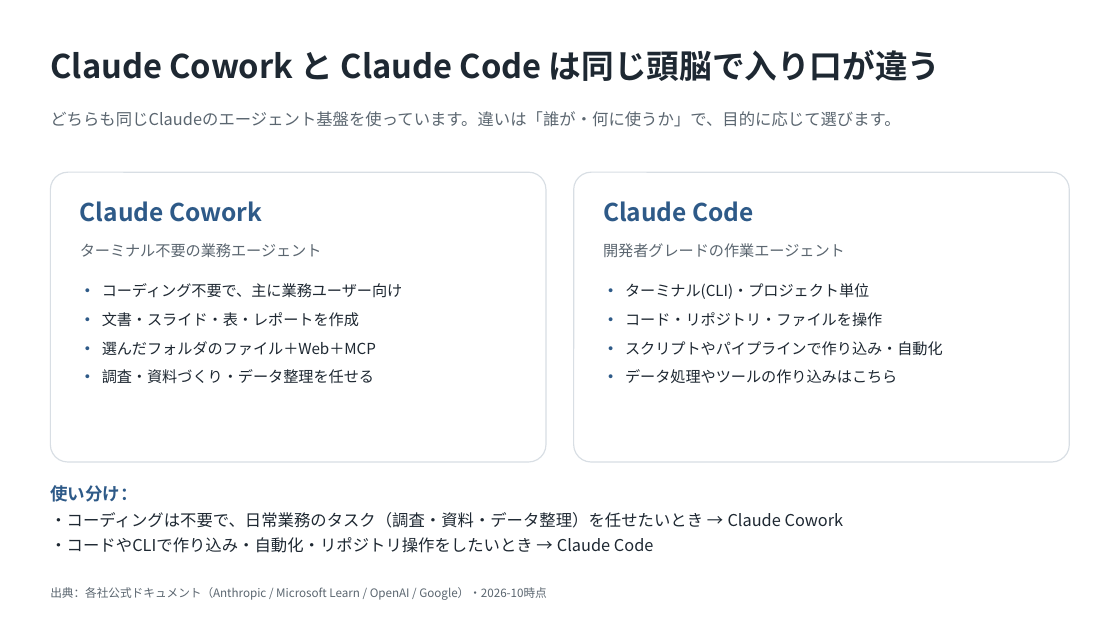
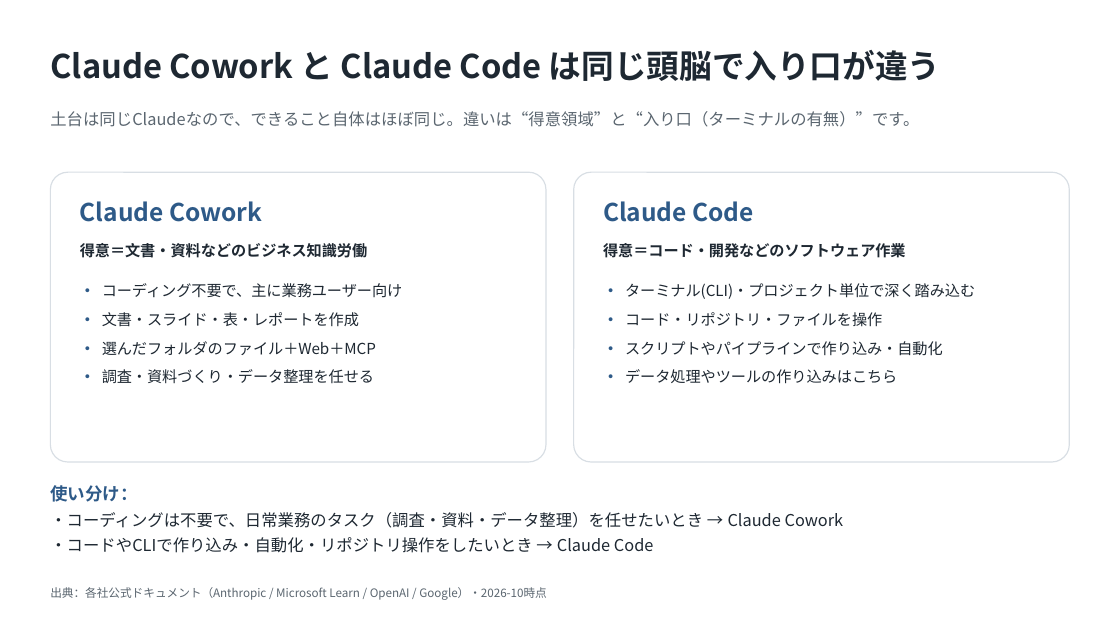
Before and after one commit to ctc-itkr/claude-hands-on, a slide deck: slide 4 of docs/03_参考資料/Copilot_Cowork_競合比較.pptx. Drawn at 1120x630 pixels with LibreOffice and Linux fonts; fonts in the diff are those of the drawing. Boxes give left, top, right and bottom in pixels: in the first picture for what was removed or moved away, otherwise in the second. Text is boxed around its words. In the diff, an @@ line names an element or a change of style, - is before the commit and + after.

```diff
--- a/docs/03_参考資料/Copilot_Cowork_競合比較.pptx
+++ b/docs/03_参考資料/Copilot_Cowork_競合比較.pptx
@@ text at <box>50,111,919,127</box>: text changed @@
-どちらも同じClaudeのエージェント基盤を使っています。違いは「誰が・何に使うか」で、目的に応じて選びます。
+土台は同じClaudeなので、できること自体はほぼ同じ。違いは“得意領域”と“入り口（ターミナルの有無）”です。
@@ text at <box>80,243,367,258</box>: text changed; text colour #5B6670 to #1E2832; bold on @@
-ターミナル不要の業務エージェント
+得意＝文書・資料などのビジネス知識労働
@@ text at <box>603,243,906,258</box>: text changed; text colour #5B6670 to #1E2832; bold on @@
-開発者グレードの作業エージェント
+得意＝コード・開発などのソフトウェア作業
@@ text at <box>625,283,975,299</box>: text changed @@
-• ターミナル(CLI)・プロジェクト単位
+• ターミナル(CLI)・プロジェクト単位で深く踏み込む
```
Also in this commit, not shown: 1 other slide changed.
